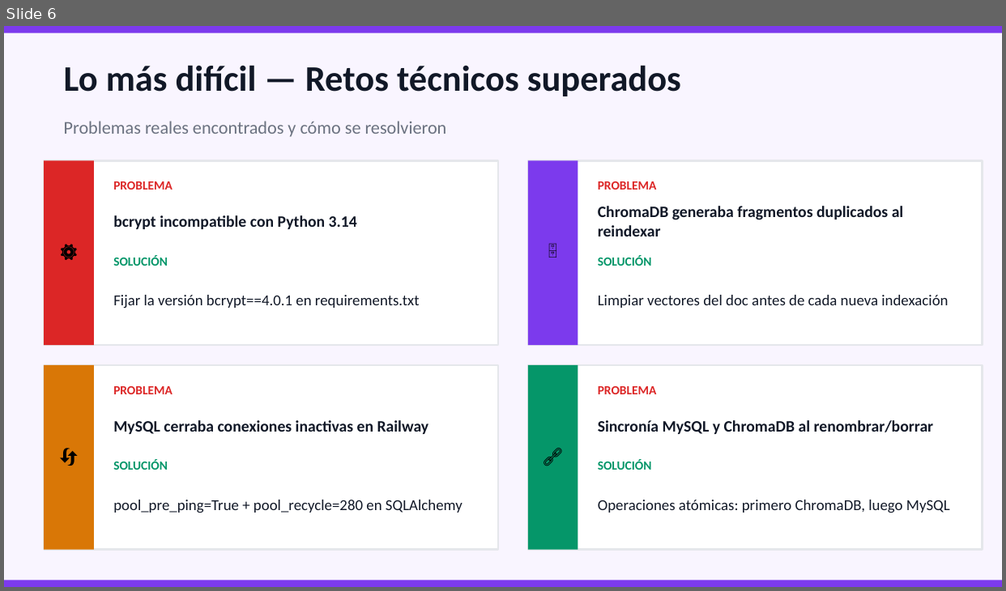
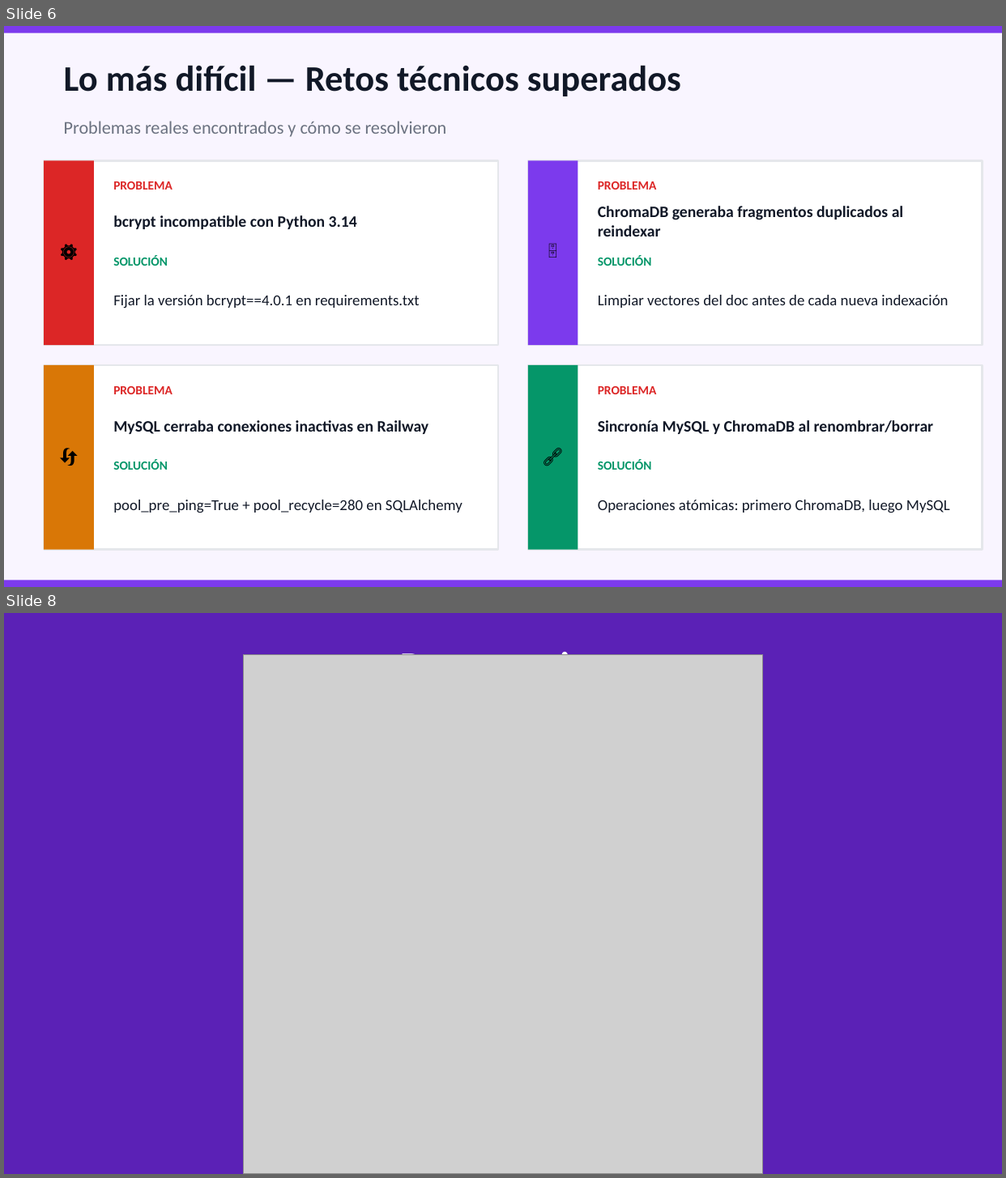
Before and after one commit to iamsilva07/TFC, a slide deck: IAMDEX_TFC_Presentacion_v2.pptx. Shown one above the other, each under a label of ours: slide 6 before the commit, slides 6 and 8 after it; the slides between them are not shown. The pictures are 1006x591 and 1006x1178 pixels, drawn with LibreOffice and Linux fonts; fonts in the diff are those of the drawing; grey boxes stand for pictures. Boxes give left, top, right and bottom in pixels: in the first picture for what was removed or moved away, otherwise in the second. Text is boxed around its words. In the diff, an @@ line names an element or a change of style, - is before the commit and + after.

```diff
--- a/IAMDEX_TFC_Presentacion_v2.pptx
+++ b/IAMDEX_TFC_Presentacion_v2.pptx
@@ slide 8 added at (4, 613, 1002, 1174), background #FFFFFF @@
@@ rectangle added at (4, 613, 1002, 1174), fill #5B21B6 @@
@@ picture added at (244, 655, 764, 1174) @@
@@ text added at (400, 647, 605, 655), 26 pt, text #FFFFFF, bold @@
+Demo en vivo
```
Also in this commit, not shown: 3 slides changed, 3 other files.
